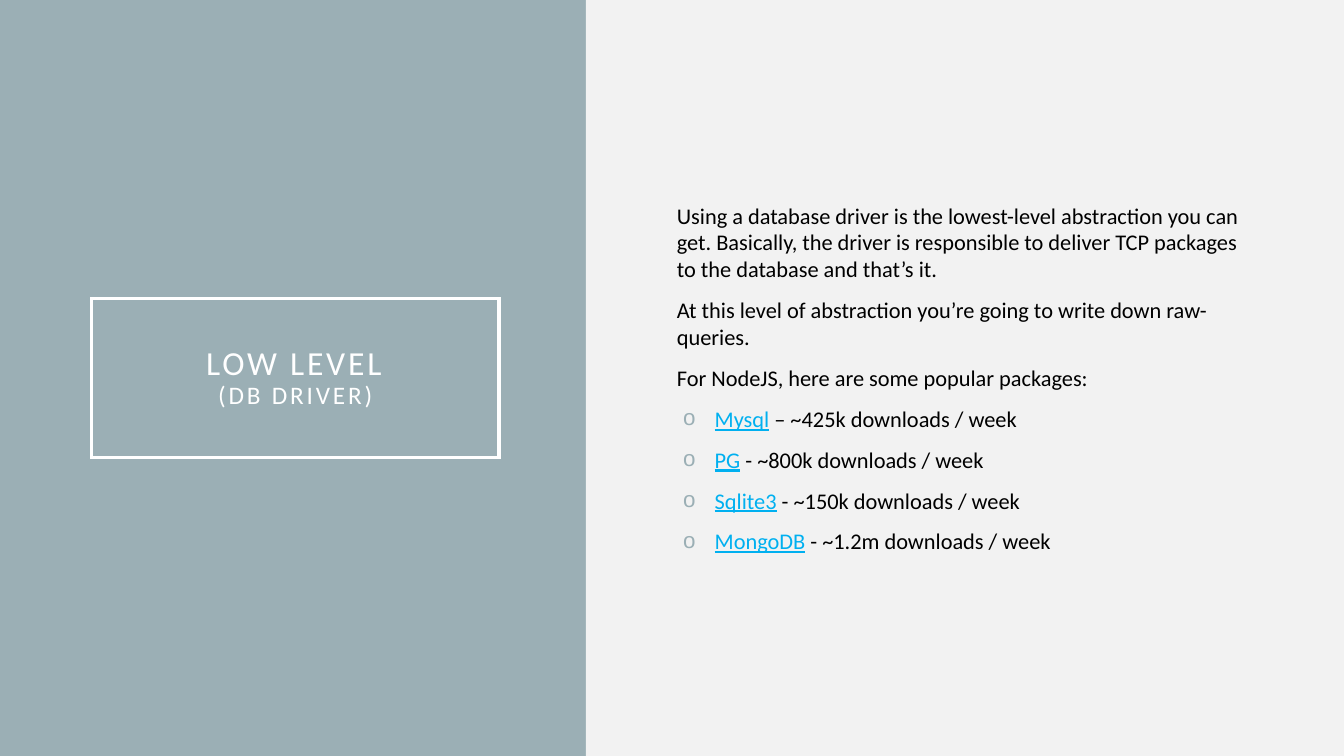
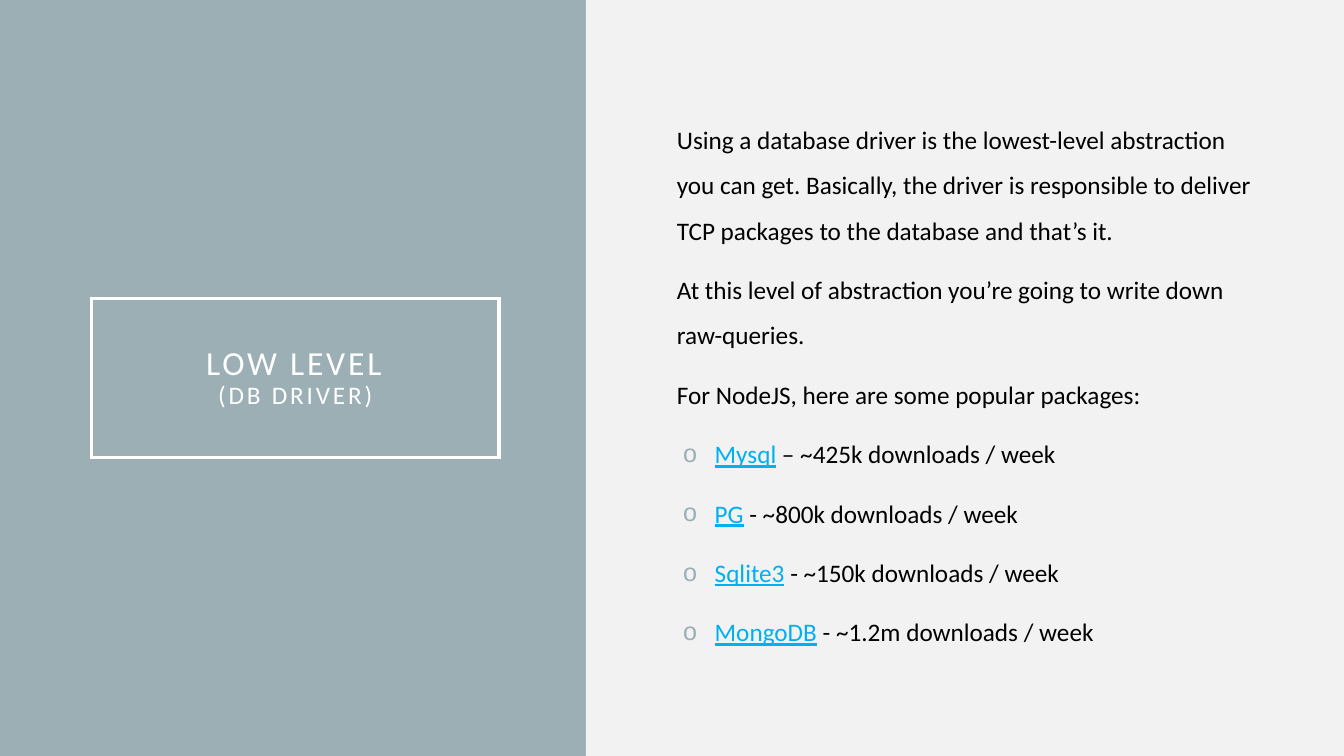
Before and after one commit to danielgolub/stop-using-orms, a slide deck: slide 6 of avoid-orms.pptx (slide 5 before the commit). Drawn at 1344x756 pixels with LibreOffice and Linux fonts; fonts in the diff are those of the drawing. Boxes give left, top, right and bottom in pixels: in the first picture for what was removed or moved away, otherwise in the second. Text is boxed around its words. In the diff, an @@ line names an element or a change of style, - is before the commit and + after.

```diff
--- a/avoid-orms.pptx
+++ b/avoid-orms.pptx
@@ text "Using a database driver is ..." at (677, 131, 1251, 646): size 16 to 18 pt; line spacing 1 to 1.5 @@
```
Also in this commit, not shown: 5 other slides changed, 2 slides added, 3 other files.
